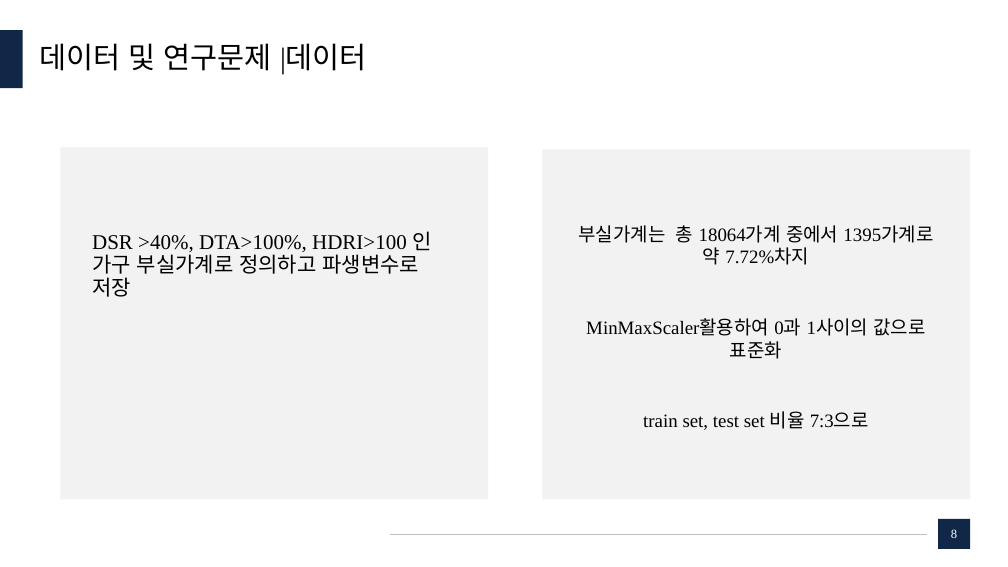
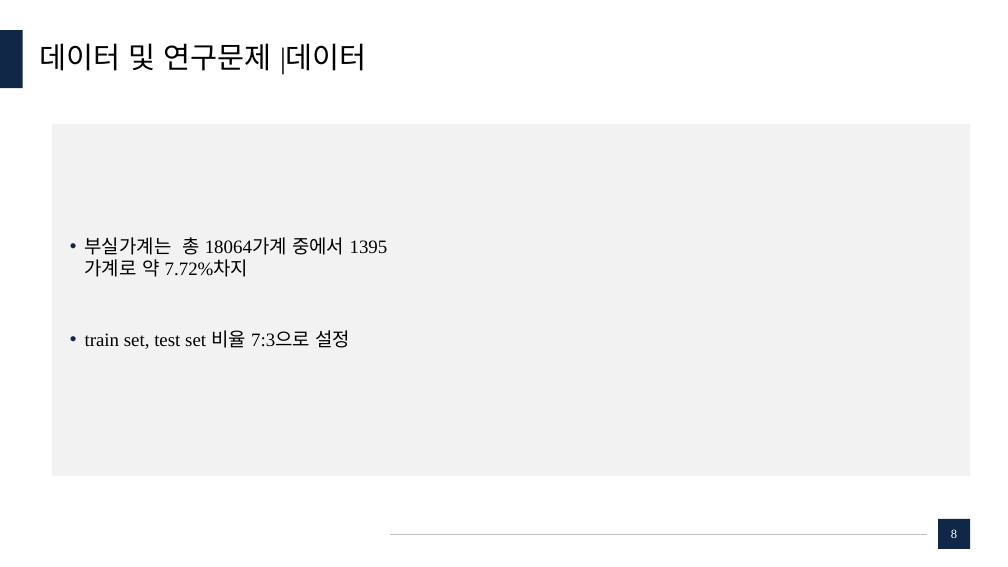
Before and after one commit to dudungE/Competition, a slide deck: slide 8 of ppt/부실가계분류모델에 관한 연구.pptx. Drawn at 1008x567 pixels with LibreOffice and Linux fonts; fonts in the diff are those of the drawing. Boxes give left, top, right and bottom in pixels: in the first picture for what was removed or moved away, otherwise in the second. Text is boxed around its words. In the diff, an @@ line names an element or a change of style, - is before the commit and + after.

```diff
--- a/ppt/부실가계분류모델에 관한 연구.pptx
+++ b/ppt/부실가계분류모델에 관한 연구.pptx
@@ rectangle: place and size @@
-rectangle at (60, 147, 488, 500)
+rectangle at (52, 124, 971, 476)
@@ text "부실가계는 총 18064가계 중에서 1395가계로 ...": place and size @@
-text "부실가계는 총 18064가계 중에서 1395가계로 ..." at (578, 225, 933, 430)
+text "부실가계는 총 18064가계 중에서 1395가계로 ..." at (85, 237, 350, 349)
@@ rectangle removed at (542, 150, 970, 500) @@
@@ text at (85, 237, 344, 277): alignment centre to left; bullet none to • @@
@@ text removed at (92, 231, 431, 297) @@
-DSR >40%, DTA>100%, HDRI>100 인 가구 부실가계로 정의하고 파생변수로 저장
@@ text at (85, 330, 350, 349): text changed @@
-MinMaxScaler활용하여 0과 1사이의 값으로 표준화
-train set, test set 비율 7:3으로
+• train set, test set 비율 7:3으로 설정
```
Also in this commit, not shown: 19 other slides changed, 7 slides added, 2 slides removed, 2 other files.
